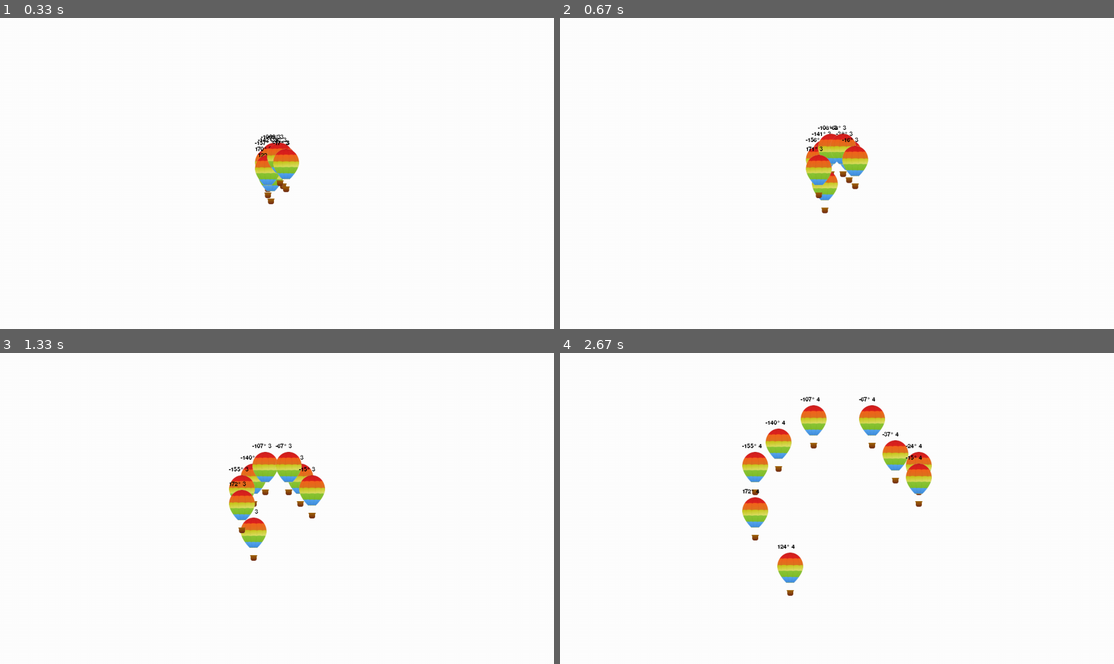
Above: before the commit, frames 1-4 (two rows, left to right).
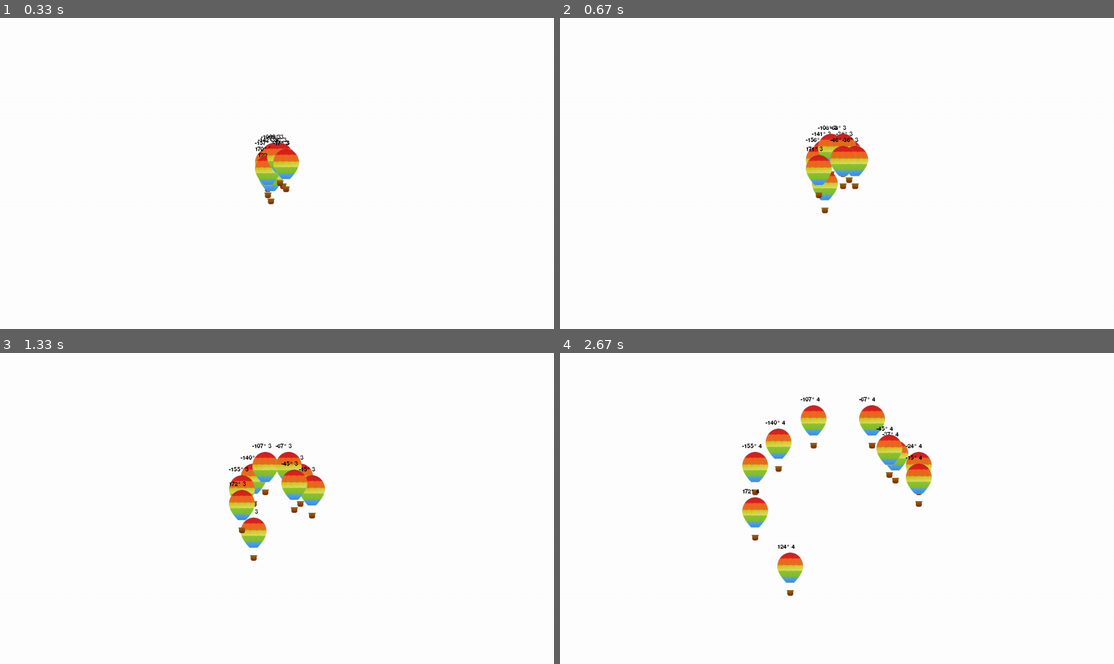
Above: after the commit, the same moments.

Repository: hogt1/vg3_pygame
Game: pygame game, started from game.py
Same seed, same stepped clock (60 frames per second), same inputs: the game is played once before the commit and once after it.
Inputs:
- Up to frame 1 (0.33 s): no input
- Up to frame 2 (0.67 s): hold P from 0.33 s (still down); hold Right from 0.33 s (still down)
- Up to frame 3 (1.33 s): release P at 0.8 s; release Right at 0.8 s; hold Right 0.83-1.3 s
- Up to frame 4 (2.67 s): hold Up 1.33-1.63 s; hold Right 1.67-2.13 s; hold Left from 2.17 s (still down)

Frame 1 is identical in both runs. In frame 2, 0.3% of the frame differs, in the area x 48-54%, y 38-56%; in frame 3, 0.4%, in the area x 50-56%, y 34-52%; in frame 4, 0.4%.

Commit message:
p lager ny ballong

Diff:
--- a/game.py
+++ b/game.py
@@ -33,8 +33,11 @@
             pygame.quit()
             sys.exit()
         elif event.type == KEYDOWN:
-            if event.key == K_PLUS: # + Oppretter en ny ballong
-                balloons.append(HotAirBalloon(surface))
+            if event.key == K_p: # + Oppretter en ny ballong
+                speed = random.randint(settings.HOTAIR_BALLON_MIN_SPEED,settings.HOTAIR_BALLON_MAX_SPEED)
+                # Starter i tilfeldig retning
+                direction = random.randint(-180, 180)
+                balloons.append(HotAirBalloon(speed, direction))
             elif event.key == K_UP:
                 for ballon in balloons:
                     ballon.speed += 1
